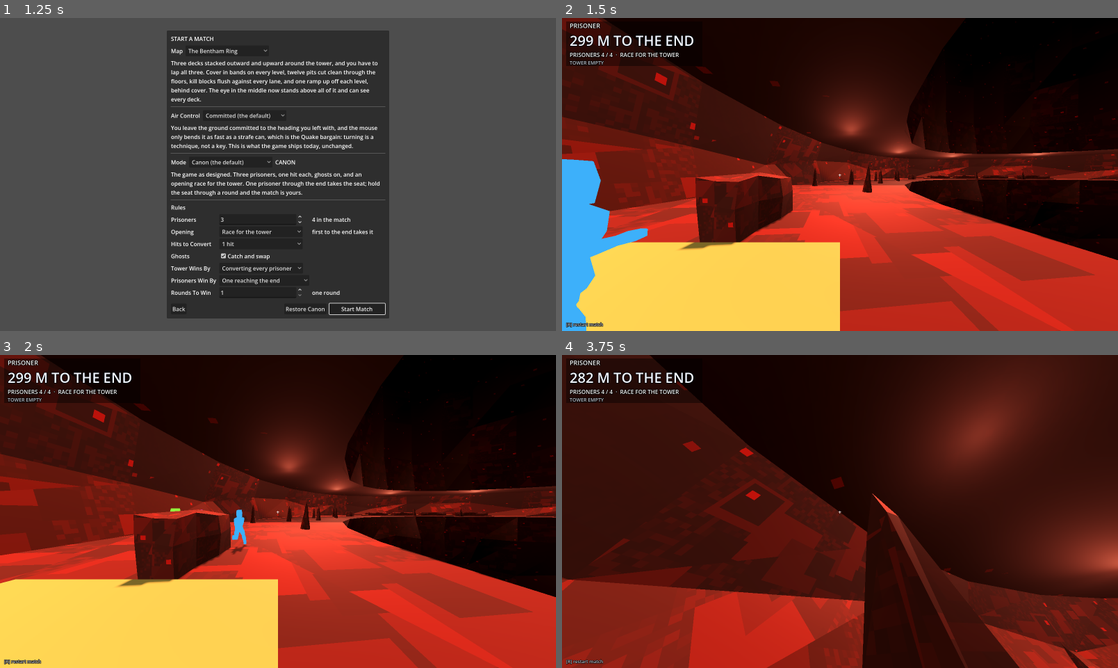
Above: before the commit, frames 1-4 (two rows, left to right).
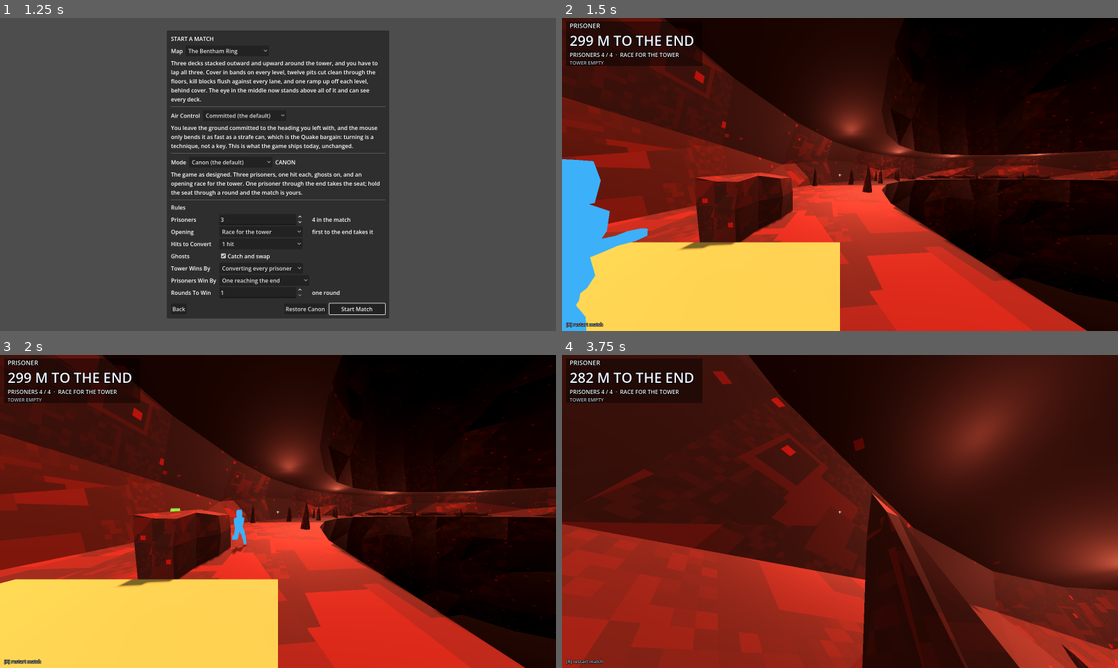
Above: after the commit, the same moments.

Repository: neotechnites/panopticon
Game: Godot game, scene res://scenes/ui/main_menu.tscn
The game is run twice, just before and just after one commit, with the same random seed, the same clock (stepped at 60 frames per second) and the same inputs. Sound files missing from this copy of the repository are replaced by a short silence.
Inputs (mouse positions are in pixels of both pictures, inside the frame that each line leads up to):
- Up to frame 1 (1.25 s): click "Play" at 0.5 s
- Up to frame 2 (1.5 s): click "Start Match" at 1.25 s
- Up to frame 3 (2 s): no input
- Up to frame 4 (3.75 s): tap Enter at 2 s; move the mouse to (867, 511) at 2.02 s; hold W (move_forward) from 2.03 s (still down); click (867, 511) at 2.1 s; tap Space (jump) at 2.27, 3.02 s; move the mouse to (812, 511) at 2.77 s; tap Shift (slide) at 2.85 s; move the mouse to (851, 505) at 3.52 s; right-click (851, 505) at 3.6 s

Frame 1 is identical in both runs. In frame 2, 25% of the frame differs, in the area x 0-100%, y 0-100%; in frame 3, 26%; in frame 4, 30%.

Commit message:
map 1: deck narrowed to 2/3 width (r 46.7-57.3), lane kept at 52
Co-Authored-By: Claude Fable 5.1 <noreply@anthropic.com>

Diff:
--- a/scenes/ring/bentham_ring.tscn
+++ b/scenes/ring/bentham_ring.tscn
@@ -777,8 +777,8 @@
 editor_description = "Level 1: deck y=23.0, r44.0-r60.0, lane r=52.0, 5 deg to 335 deg = 330 deg of lap, 299 m. Its exit is the finish of the whole route."
 script = ExtResource("6_ring_level")
 deck_height = 23.0000
-inner_radius = 44.0000
-outer_radius = 60.0000
+inner_radius = 46.7000
+outer_radius = 57.3000
 lane_radius = 52.0000
 entry_angle_degrees = 5.0000
 exit_angle_degrees = 335.0000
Binary file changed: assets/models/map_base.glb
Not shown, changed: tools/modelling/map_base_build.py
